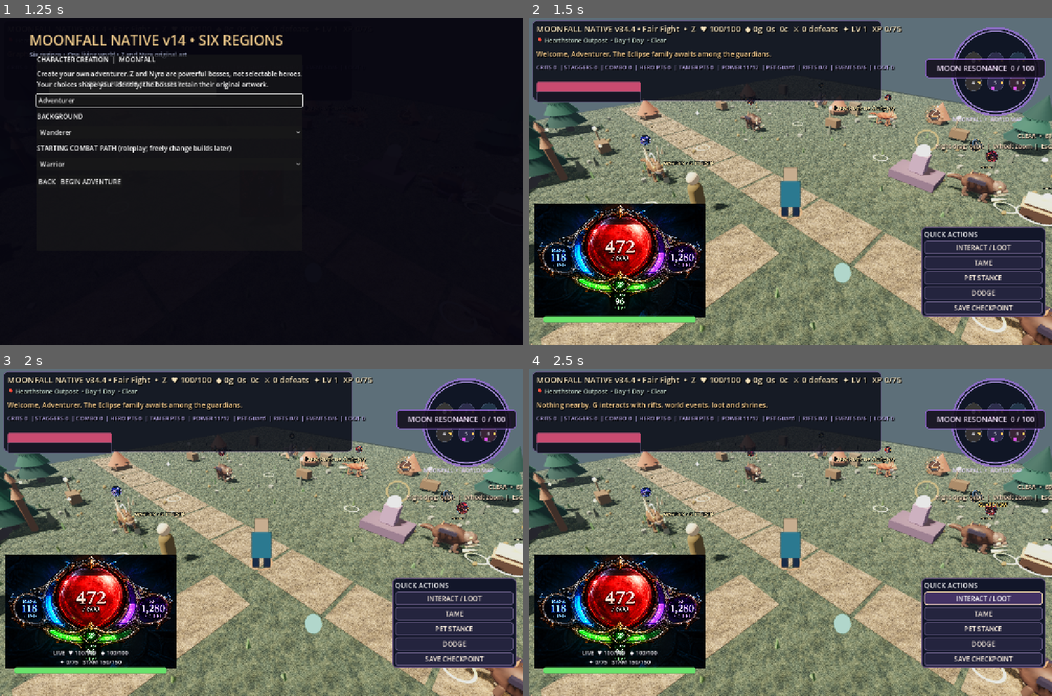
Above: before the commit, frames 1-4 (two rows, left to right).
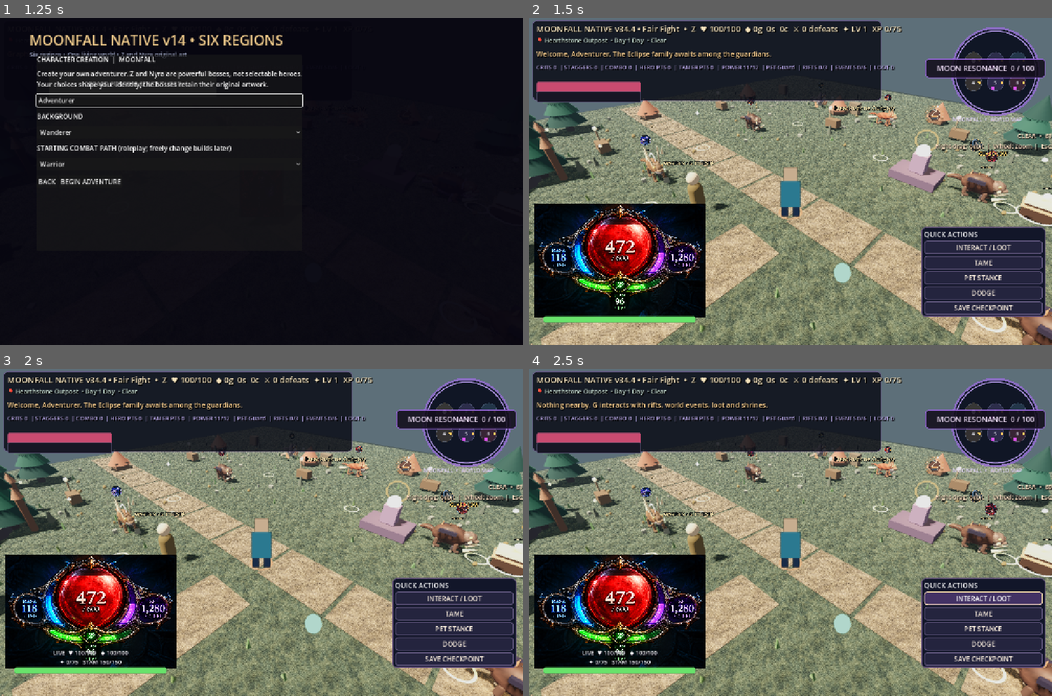
Above: after the commit, the same moments.

Repository: ericgantor-cyber/Moonfall
Game: Godot game, scene res://scenes/main.tscn
Same seed, same stepped clock (60 frames per second), same inputs: the game is played once before the commit and once after it.
Inputs:
- Up to frame 1 (1.25 s): click "CREATE CUSTOM ADVENTURER" at 0.5 s
- Up to frame 2 (1.5 s): click "BEGIN ADVENTURE" at 1.25 s
- Up to frame 3 (2 s): no input
- Up to frame 4 (2.5 s): click "INTERACT / LOOT" at 2 s

Frame 1 is identical in both runs. In frame 2, less than 0.1% of the frame differs, in the area x 41-92%, y 24-43%; in frame 3, less than 0.1%; in frame 4, less than 0.1%.

Commit message:
Animate celestial wait clock and smooth day-night lighting transition

Diff:
--- a/godot-v38/scripts/native_v11.gd
+++ b/godot-v38/scripts/native_v11.gd
@@ -246,6 +246,12 @@
 var wait_label: Label
 var wait_panel: PanelContainer
 var wait_clock_bar: ProgressBar
+var wait_clock_art: Label
+var wait_transition_active := false
+var wait_transition_elapsed := 0.0
+var wait_transition_start := 0.0
+var wait_transition_end := 0.0
+const WAIT_TRANSITION_DURATION := 2.4
 var weather_name := "Clear"
 var weather_remaining := WEATHER_INTERVAL_SECONDS
 var weather_changes := 0
@@ -814,6 +820,11 @@
  wait_art.add_theme_font_size_override("font_size",24)
  wait_art.add_theme_color_override("font_color",Color("e8c883"))
  wait_column.add_child(wait_art)
+ wait_clock_art=Label.new()
+ wait_clock_art.horizontal_alignment=HORIZONTAL_ALIGNMENT_CENTER
+ wait_clock_art.add_theme_font_size_override("font_size",29)
+ wait_clock_art.add_theme_color_override("font_color",Color("f4d69a"))
+ wait_column.add_child(wait_clock_art)
  wait_clock_bar=ProgressBar.new()
  wait_clock_bar.custom_minimum_size=Vector2(490,18)
  wait_clock_bar.max_value=24.0
@@ -1407,6 +1418,7 @@
   var future_clock:float=world_clock+float(wait_hours)*DAY_LENGTH_SECONDS/24.0
   var next_day:int=mini(99999,world_day+int(floor(future_clock/DAY_LENGTH_SECONDS)))
   var future_phase:String=WORLD_CYCLE.phase(future_clock,DAY_LENGTH_SECONDS)
+  if is_instance_valid(wait_clock_art):wait_clock_art.text="✦   ☀  ━━━  ◯  ━━━  ☽   ✦" if future_phase=="Day" or future_phase=="Dawn" else "✦   ☾  ━━━  ◯  ━━━  ✧   ✦"
   wait_label.text="WAIT • %d in-game hour(s)\nNow: Day %d, %s (%s)\nAfter: Day %d, %s (%s)\n←/→ 1h • ↑/↓ 6h • Enter acc …(186 unchanged characters)…
 
 func _finish_wait(confirm:bool) -> void:
@@ -1414,16 +1426,27 @@
   _show_message("Cannot wait during combat or while the menu is open.",2.5)
   confirm=false
  if confirm:
-  var shifted:float=world_clock+float(wait_hours)*DAY_LENGTH_SECONDS/24.0
-  world_day=mini(99999,world_day+int(floor(shifted/DAY_LENGTH_SECONDS)))
-  world_clock=fposmod(shifted,DAY_LENGTH_SECONDS)
-  living_visual_tick=0.0
-  _refresh_world_lighting()
-  _update_hud()
-  _save_game()
-  _show_message("Waited %d hour(s). Day %d, %s (%s)." % [wait_hours,world_day,_day_phase(),_wait_clock_text(world_clock)],3.0)
+  wait_transition_start=world_clock
+  wait_transition_end=world_clock+float(wait_hours)*DAY_LENGTH_SECONDS/24.0
+  wait_transition_elapsed=0.0
+  wait_transition_active=true
  wait_open=false
  _set_wait_display()
+
+func _animate_wait(delta:float) -> void:
+ if not wait_transition_active:return
+ wait_transition_elapsed=minf(WAIT_TRANSITION_DURATION,wait_transition_elapsed+delta)
+ var fraction:float=wait_transition_elapsed/WAIT_TRANSITION_DURATION
+ var eased:float=fraction*fraction*(3.0-2.0*fraction)
+ var absolute_clock:float=lerpf(wait_transition_start,wait_transition_end,eased)
+ world_clock=fposmod(absolute_clock,DAY_LENGTH_SECONDS)
+ _refresh_world_lighting()
+ _update_hud()
+ if fraction>=1.0:
+  world_day=mini(99999,world_day+int(floor(wait_transition_end/DAY_LENGTH_SECONDS)))
+  wait_transition_active=false
+  _save_game()
+  _show_message("Time passes. Day %d, %s (%s)." % [world_day,_day_phase(),_wait_clock_text(world_clock)],3.0)
 
 func _unhandled_key_input(event: InputEvent) -> void:
  if not (event is InputEventKey) or not event.pressed or event.echo:return
@@ -1442,7 +1465,7 @@
   if hero_playing:_toggle_menu()
   get_viewport().set_input_as_handled()
   return
- if not hero_playing or menu_open:return
+ if not hero_playing or menu_open or wait_transition_active:return
  match event.keycode:
   KEY_P:
    if not _combat_threat():
@@ -1494,11 +1517,11 @@
    JOY_BUTTON_DPAD_RIGHT:_toggle_mount()
   get_viewport().set_input_as_handled()
   return
- if not hero_playing or menu_open or wait_open:return
+ if not hero_playing or menu_open or wait_open or wait_transition_active:return
  if event is InputEventMouseButton and event.button_index==MOUSE_BUTTON_LEFT and event.pressed:_attack()
 
 func _physics_process(delta: float) -> void:
- if not hero_playing or menu_open or wait_open:return
+ if not hero_playing or menu_open or wait_open or wait_transition_active:return
  attack_cooldown=maxf(0.0,attack_cooldown-delta)
  ability_cooldown=maxf(0.0,ability_cooldown-delta)
  dodge_time=maxf(0.0,dodge_time-delta)
@@ -1560,6 +1583,7 @@
   _update_hud()
 
 func _process(delta: float) -> void:
+ _animate_wait(delta)
  if is_instance_valid(camera):_update_camera(delta)
  scenery_light_tick+=delta
  if scenery_light_tick<0.1:return
